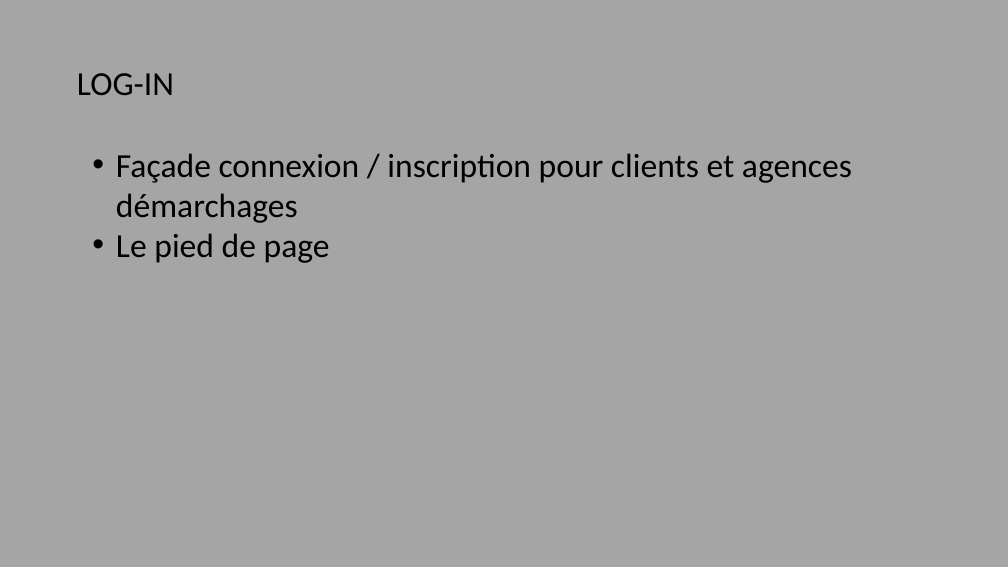
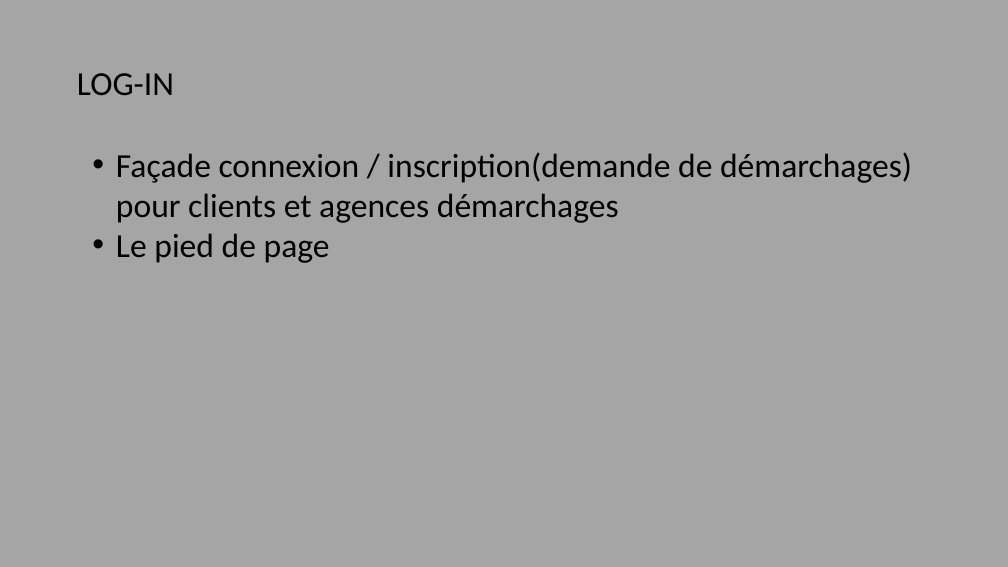
Before and after one commit to Traore-Yao/flash-go-Docs-repo-, a slide deck: slide 19 of maquettes/plan du site.pptx (slide 15 before the commit). Drawn at 1008x567 pixels with LibreOffice and Linux fonts; fonts in the diff are those of the drawing. Boxes give left, top, right and bottom in pixels: in the first picture for what was removed or moved away, otherwise in the second. Text is boxed around its words. In the diff, an @@ line names an element or a change of style, - is before the commit and + after.

```diff
--- a/maquettes/plan du site.pptx
+++ b/maquettes/plan du site.pptx
@@ text at [116, 153, 912, 223]: text changed @@
-• Façade connexion / inscription pour clients et agences démarchages
+• Façade connexion / inscription(demande de démarchages) pour clients et agences démarchages
```
Also in this commit, not shown: 3 other slides changed, 4 slides added.
